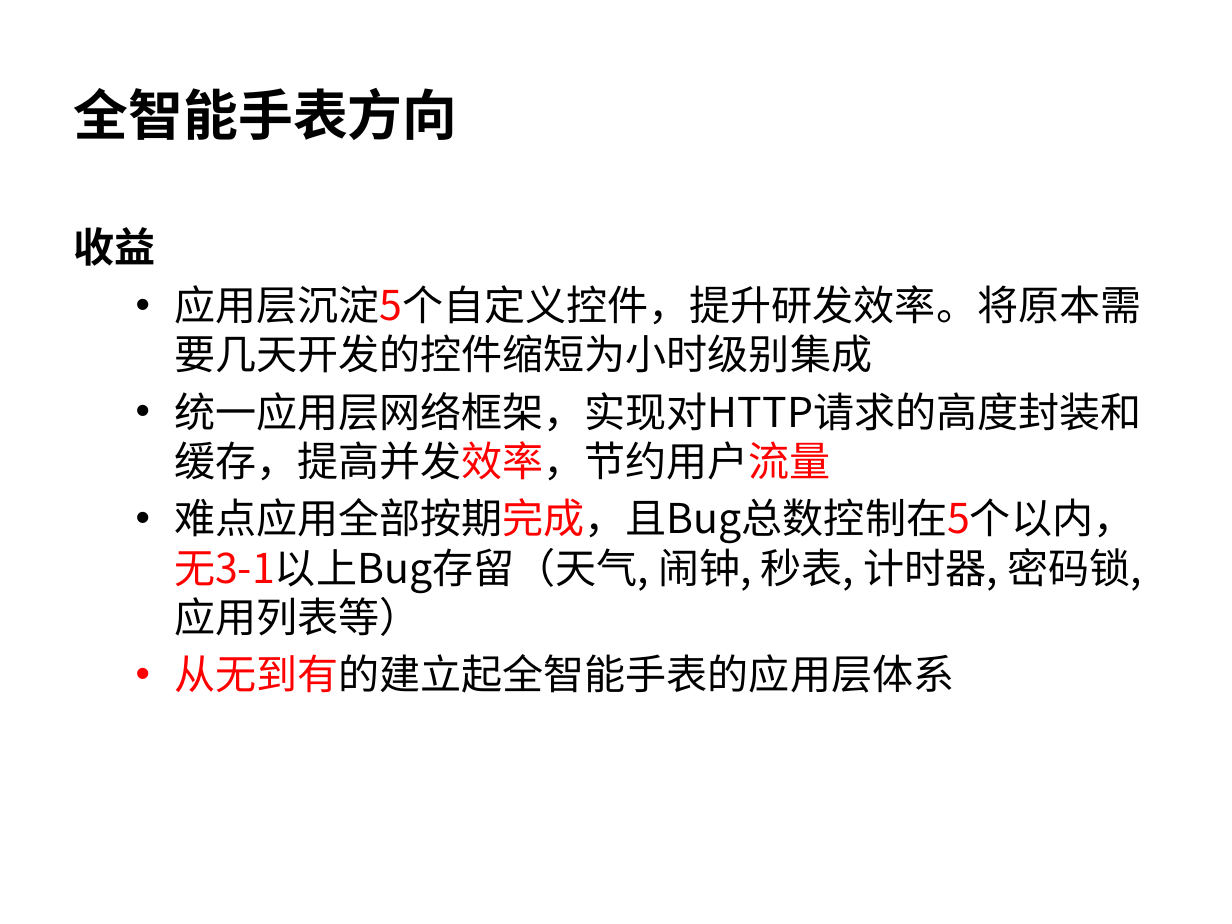
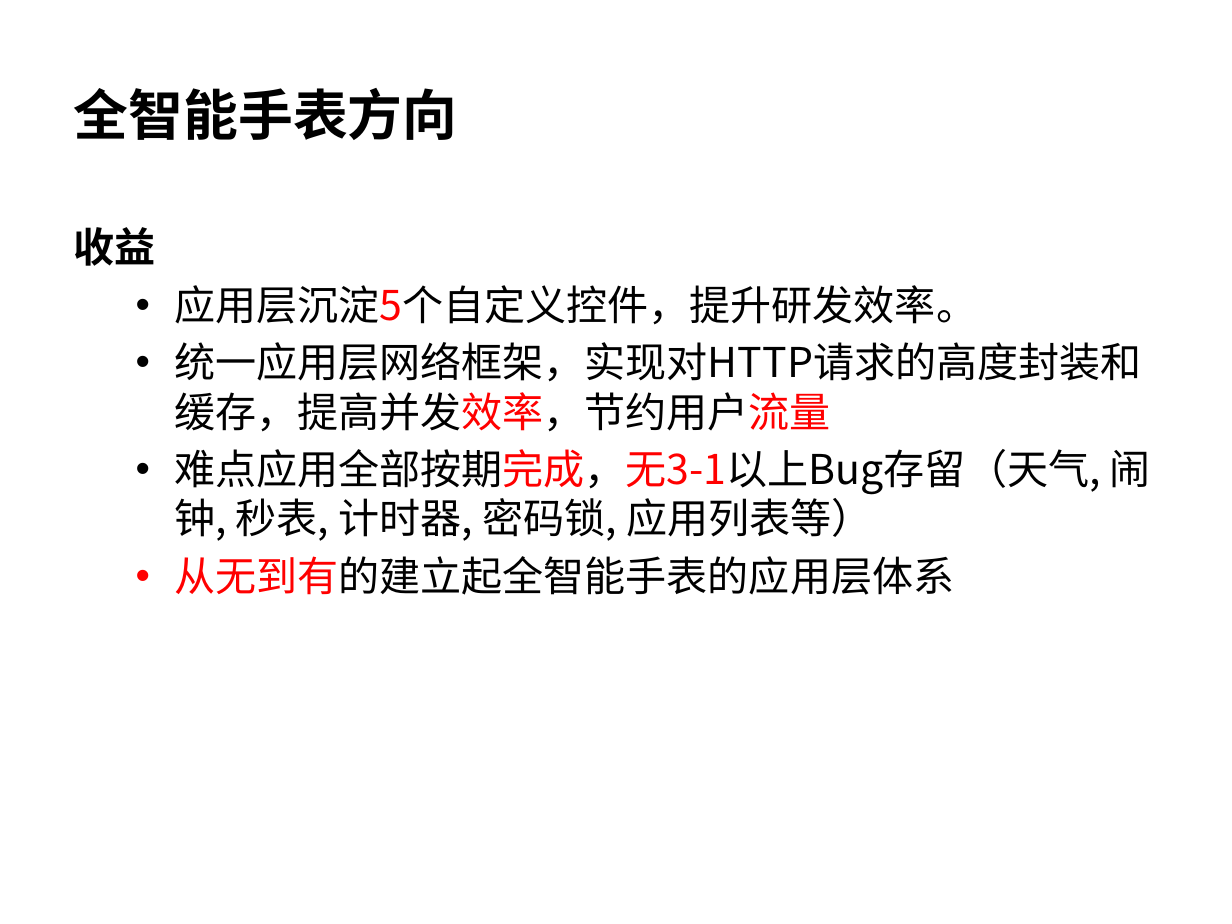
Before and after one commit to wangzhengyi/WangZhengyi, a slide deck: slide 13 of promote/2016-promote-p6.pptx. Drawn at 1232x924 pixels with LibreOffice and Linux fonts; fonts in the diff are those of the drawing. Boxes give left, top, right and bottom in pixels: in the first picture for what was removed or moved away, otherwise in the second. Text is boxed around its words. In the diff, an @@ line names an element or a change of style, - is before the commit and + after.

```diff
--- a/promote/2016-promote-p6.pptx
+++ b/promote/2016-promote-p6.pptx
@@ text at (174, 285, 977, 325): text changed @@
-  • 应用层沉淀5个自定义控件，提升研发效率。将原本需要几天开发的控件缩短为小时级别集成
+  • 应用层沉淀5个自定义控件，提升研发效率。
@@ text at (174, 449, 1151, 541): text changed @@
-  • 难点应用全部按期完成，且Bug总数控制在5个以内，无3-1以上Bug存留（天气, 闹钟, 秒表, 计时器, 密码锁, 应用列表等）
+  • 难点应用全部按期完成，无3-1以上Bug存留（天气, 闹钟, 秒表, 计时器, 密码锁, 应用列表等）
```
Also in this commit, not shown: 2 other slides changed.
